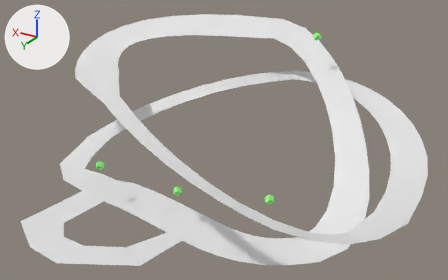
What one commit did to the Blender file Parser/circuit.blend.
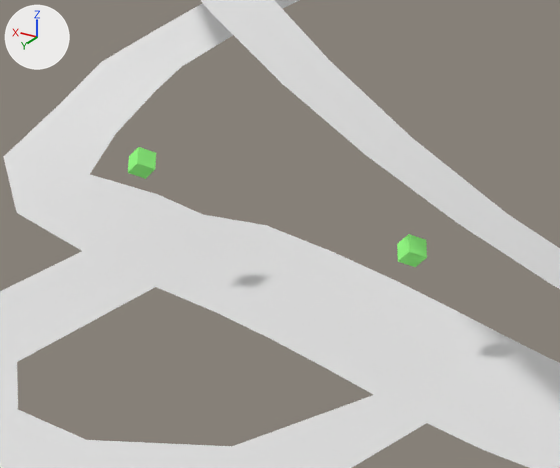
The first picture shows the older version from a camera (50 mm lens) standing at (-378.0, 557.0, 388.0) and looking at (-4.0, -67.0, 76.0). The close-ups show both versions on the part from 13% to 49% of the width and 42% to 91% of the height of that picture; other places that the commit changed are outside them. The lights are fixed; the arrows at upper left show +X, +Y and +Z.

Script lines for the objects in view, before the commit:
```python
mat_material = diffuse_material('Material')
mat_material.base_color = (0.312, 1.0, 0.24)  # green #97ff86
mat_material_002 = diffuse_material('Material.002')
mat_material_002.base_color = (0.312, 1.0, 0.24)  # green #97ff86
me_cube = bpy.data.meshes.new('Cube')
me_cube.from_pydata([(0.0, 0.0, 0.0), (1.0, -1.41, 1.0), (-0.41, -1.41, 2.41), (-1.41, 0.0, 1.41), (1.0, 1.41, 1.0), (2.0, 0.0, 2.0), (0.59, 0.0, 3.41), (-0.41, 1.41, 2.41)], [], [(0, 1, 2, 3), (4, 7, 6, 5), (0, 4, 5, 1), (1, 5, 6, 2), (2, 6, 7, 3), (4, 0, 3, 7)])
me_cube.materials.append(mat_material)  # green #97ff86
me_cube_002 = bpy.data.meshes.new('Cube.002')
me_cube_002.from_pydata([(0.0, 0.0, 0.0), (1.0, -1.41, 1.0), (-0.41, -1.41, 2.41), (-1.41, 0.0, 1.41), (1.0, 1.41, 1.0), (2.0, 0.0, 2.0), (0.59, 0.0, 3.41), (-0.41, 1.41, 2.41)], [], [(0, 1, 2, 3), (4, 7, 6, 5), (0, 4, 5, 1), (1, 5, 6, 2), (2, 6, 7, 3), (4, 0, 3, 7)])
me_cube_002.materials.append(mat_material_002)  # green #97ff86
me_cubeziercurve = bpy.data.meshes.new('CUBezierCurve')
me_cubeziercurve.from_pydata(...)  # 152 vertices, 77 faces; spans x -266.0..279.0, y -305.0..165.0, z -2.0..186.0
me_cubeziercurve.polygons.foreach_set('use_smooth', [True] * 77)
ob_l_1_d_60_0_0_10_0_5_0_5_0_5 = bpy.data.objects.new('L_1_D_60_0:0:10_0.5:0.5:0.5', me_cube)
ob_l_1_d_60_0_0_10_0_5_0_5_0_5.location = (0.0, 30.0, 40.0)
ob_l_1_d_60_0_0_10_0_5_0_5_0_5.scale = (3.56, 3.56, 3.56)
ob_l_2_p_80 = bpy.data.objects.new('L_2_P_80', me_cube_002)
ob_l_2_p_80.location = (110.0, 40.0, 50.0)
ob_l_2_p_80.scale = (3.56, 3.56, 3.56)
ob_t_circuit = bpy.data.objects.new('T_Circuit', me_cubeziercurve)
ob_t_circuit.location = (0.0, 0.0, 0.0)
```
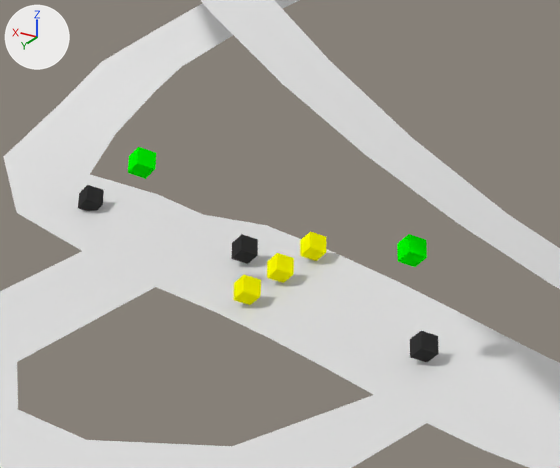
Boxes (x1, y1, x2, y2) around the edits, measured in the close-ups (560 x 468 px):
'L_1_D_60_0:0:10_0.5:0.5:0.5', recoloured: (397, 234, 427, 267) in both
'W_0_80', added (black): after (410, 331, 439, 362)
'L_2_P_80', recoloured: (128, 147, 156, 179) in both
'I_1_0:0:0_0.5:0.5:0.5', added (yellow): after (233, 275, 261, 305)
'I_2', added (yellow): after (267, 253, 294, 283)
'W_1_80', added (black): after (231, 234, 258, 264)
'I_3_45:45:45_0.5:0.5:0.5', added (yellow): after (300, 231, 326, 261)
'W_2_90.5', added (black): after (78, 185, 104, 211)

Diff of the bpy script that builds the scene:
```diff
--- a/Parser/circuit.blend.py
+++ b/Parser/circuit.blend.py
@@ mat_material @@
 mat_material = diffuse_material('Material')
-mat_material.base_color = (0.312, 1.0, 0.24)  # green #98ff86
+mat_material.base_color = (0.0, 1.0, 0.0)  # green #00ff00
@@ mat_material_002 @@
 mat_material_002 = diffuse_material('Material.002')
-mat_material_002.base_color = (0.312, 1.0, 0.24)  # green #98ff86
+mat_material_002.base_color = (0.0352, 0.0352, 0.0352)  # black #353535
@@ me_cube_005 @@
+me_cube_005.from_pydata([(0.0, 0.0, 0.0), (1.0, -1.41, 1.0), (-0.41, -1.41, 2.41), (-1.41, 0.0, 1.41), (1.0, 1.41, 1.0), (2.0, 0.0, 2.0), (0.59, 0.0, 3.41), (-0.41, 1.41, 2.41)], [], [(0, 1, 2, 3), (4, 7, 6, 5), (0, 4, 5, 1), (1, 5, 6, 2), (2, 6, 7, 3), (4, 0, 3, 7)])
+me_cube_005.materials.append(mat_material_005)  # green #00ff00
@@ me_cube_010 @@
+me_cube_010.from_pydata([(0.0, 0.0, 0.0), (1.0, -1.41, 1.0), (-0.41, -1.41, 2.41), (-1.41, 0.0, 1.41), (1.0, 1.41, 1.0), (2.0, 0.0, 2.0), (0.59, 0.0, 3.41), (-0.41, 1.41, 2.41)], [], [(0, 1, 2, 3), (4, 7, 6, 5), (0, 4, 5, 1), (1, 5, 6, 2), (2, 6, 7, 3), (4, 0, 3, 7)])
+me_cube_010.materials.append(mat_material_010)  # yellow #ffff00
@@ me_cube_009 @@
+me_cube_009.from_pydata([(0.0, 0.0, 0.0), (1.0, -1.41, 1.0), (-0.41, -1.41, 2.41), (-1.41, 0.0, 1.41), (1.0, 1.41, 1.0), (2.0, 0.0, 2.0), (0.59, 0.0, 3.41), (-0.41, 1.41, 2.41)], [], [(0, 1, 2, 3), (4, 7, 6, 5), (0, 4, 5, 1), (1, 5, 6, 2), (2, 6, 7, 3), (4, 0, 3, 7)])
+me_cube_009.materials.append(mat_material_009)  # yellow #ffff00
@@ me_cube_008 @@
+me_cube_008.from_pydata([(0.0, 0.0, 0.0), (1.0, -1.41, 1.0), (-0.41, -1.41, 2.41), (-1.41, 0.0, 1.41), (1.0, 1.41, 1.0), (2.0, 0.0, 2.0), (0.59, 0.0, 3.41), (-0.41, 1.41, 2.41)], [], [(0, 1, 2, 3), (4, 7, 6, 5), (0, 4, 5, 1), (1, 5, 6, 2), (2, 6, 7, 3), (4, 0, 3, 7)])
+me_cube_008.materials.append(mat_material_008)  # yellow #ffff00
@@ me_cube_007 @@
+me_cube_007.from_pydata([(0.0, 0.0, 0.0), (1.0, -1.41, 1.0), (-0.41, -1.41, 2.41), (-1.41, 0.0, 1.41), (1.0, 1.41, 1.0), (2.0, 0.0, 2.0), (0.59, 0.0, 3.41), (-0.41, 1.41, 2.41)], [], [(0, 1, 2, 3), (4, 7, 6, 5), (0, 4, 5, 1), (1, 5, 6, 2), (2, 6, 7, 3), (4, 0, 3, 7)])
+me_cube_007.materials.append(mat_material_007)  # black #353535
@@ me_cube_006 @@
+me_cube_006.from_pydata([(0.0, 0.0, 0.0), (1.0, -1.41, 1.0), (-0.41, -1.41, 2.41), (-1.41, 0.0, 1.41), (1.0, 1.41, 1.0), (2.0, 0.0, 2.0), (0.59, 0.0, 3.41), (-0.41, 1.41, 2.41)], [], [(0, 1, 2, 3), (4, 7, 6, 5), (0, 4, 5, 1), (1, 5, 6, 2), (2, 6, 7, 3), (4, 0, 3, 7)])
+me_cube_006.materials.append(mat_material_006)  # black #353535
@@ ob_l_2_p_80 @@
-ob_l_2_p_80 = bpy.data.objects.new('L_2_P_80', me_cube_002)
+ob_l_2_p_80 = bpy.data.objects.new('L_2_P_80', me_cube_005)
 ob_l_2_p_80.location = (110.0, 40.0, 50.0)
@@ ob_i_3_45_45_45_0_5_0_5_0_5 @@
+ob_i_3_45_45_45_0_5_0_5_0_5 = bpy.data.objects.new('I_3_45:45:45_0.5:0.5:0.5', me_cube_010)
+ob_i_3_45_45_45_0_5_0_5_0_5.location = (78.5, -15.2, 0.0)
+ob_i_3_45_45_45_0_5_0_5_0_5.scale = (3.56, 3.56, 3.56)
@@ ob_i_2 @@
+ob_i_2 = bpy.data.objects.new('I_2', me_cube_009)
+ob_i_2.location = (78.5, 4.9, 0.0)
+ob_i_2.scale = (3.56, 3.56, 3.56)
@@ ob_i_1_0_0_0_0_5_0_5_0_5 @@
+ob_i_1_0_0_0_0_5_0_5_0_5 = bpy.data.objects.new('I_1_0:0:0_0.5:0.5:0.5', me_cube_008)
+ob_i_1_0_0_0_0_5_0_5_0_5.location = (78.5, 24.5, 0.0)
+ob_i_1_0_0_0_0_5_0_5_0_5.scale = (3.56, 3.56, 3.56)
@@ ob_w_2_90_5 @@
+ob_w_2_90_5 = bpy.data.objects.new('W_2_90.5', me_cube_007)
+ob_w_2_90_5.location = (178.7, -1.9, 0.0)
+ob_w_2_90_5.scale = (3.56, 3.56, 3.56)
@@ ob_w_1_80 @@
+ob_w_1_80 = bpy.data.objects.new('W_1_80', me_cube_006)
+ob_w_1_80.location = (99.4, 0.0, 0.0)
+ob_w_1_80.scale = (3.56, 3.56, 3.56)
@@ ob_w_0_80 @@
+ob_w_0_80 = bpy.data.objects.new('W_0_80', me_cube_002)
+ob_w_0_80.location = (0.0, 24.7, 0.0)
+ob_w_0_80.scale = (3.56, 3.56, 3.56)
```
